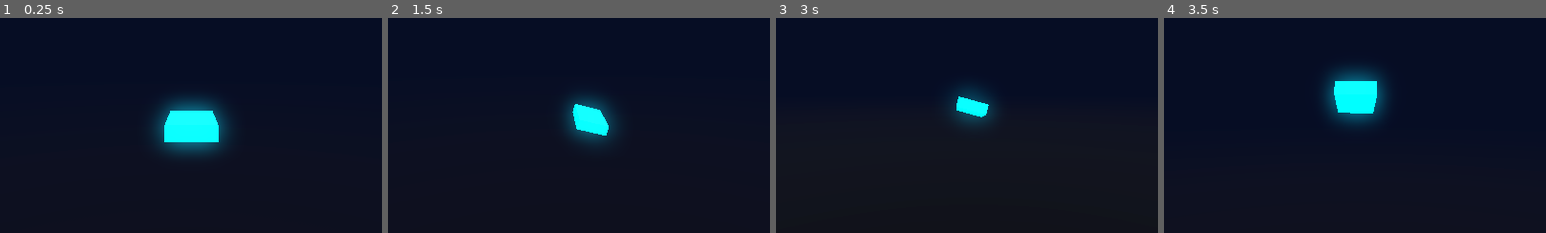
Above: before the commit, frames 1-4 (left to right).
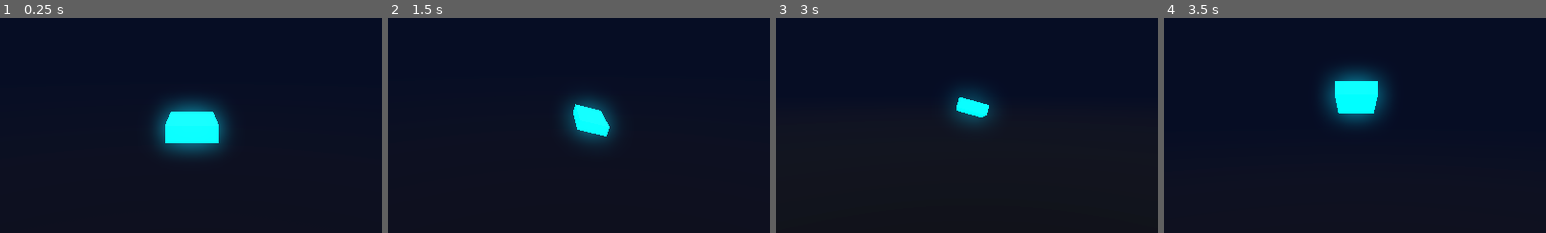
Above: after the commit, the same moments.

Repository: midas44/divepunk
Game: Godot game, scene res://scenes/main/Main.tscn
Two runs of this game, one before a commit and one after it. Both use one fixed random seed, a clock stepped at 60 frames per second and the inputs below.
Inputs:
- Up to frame 1 (0.25 s): no input
- Up to frame 2 (1.5 s): hold D (steer_right) 0.53-1.28 s; hold Shift (boost) 0.53-1.28 s; tap Space at 0.77 s; tap Enter at 1.25 s; hold S (steer_down) from 1.28 s (still down); tap Shift (boost) at 1.35 s
- Up to frame 3 (3 s): tap Space at 1.52 s; release S (steer_down) at 2.03 s; hold D (steer_right) 2.03-2.78 s; hold Shift (boost) 2.03-2.78 s; hold W (steer_up) from 2.78 s (still down); tap Shift (boost) at 2.85 s
- Up to frame 4 (3.5 s): keep holding W (steer_up); tap Space at 3.02 s
The pictures show only the part of the screen within x 25-75%, y 30-80%; the shares and areas given below are measured in that part.
In our replay, the window is 799x449 before the commit and 800x450 after it. These sizes can differ from the game's own. Grey fills any space a smaller window leaves; there, only what the larger window draws over its background counts as a difference.

The runs differ from the first frame. In frame 1, 0.1% of the frame differs, in the area x 43-58%, y 43-59%; in frame 2, less than 0.1%; in frame 3, less than 0.1%; in frame 4, less than 0.1%.

Commit message:
Add config system: config/settings.cfg + Config autoload
INI-style (Godot ConfigFile, zero deps) loaded at boot by autoload/config.gd
and registered as the "Config" singleton. Applies window size, mode, vsync,
and FPS cap; exposes get_value() for config-driven knobs (e.g. world seed).
Gameplay "feel" stays on the nodes as @export per the spec.

Boots clean headless.

Co-Authored-By: Claude Opus 4.8 (1M context) <noreply@anthropic.com>

Diff:
--- /dev/null
+++ b/autoload/config.gd
@@ -0,0 +1,57 @@
+extends Node
+## Config — loads res://config/settings.cfg at boot and applies display settings.
+##
+## INI-style file parsed by Godot's native ConfigFile (zero dependencies). Registered
+## as the "Config" autoload, so any script can read a value via Config.get_value(...).
+## See config/settings.cfg for the available keys and what they do.
+
+const CONFIG_PATH := "res://config/settings.cfg"
+
+var _cfg := ConfigFile.new()
+var _loaded: bool = false
+
+
+func _ready() -> void:
+	var err := _cfg.load(CONFIG_PATH)
+	_loaded = err == OK
+	if not _loaded:
+		push_warning("Config: could not load %s (error %d) — using built-in defaults." % [CONFIG_PATH, err])
+	_apply_display()
+
+
+## Read a value with a fallback. Used across the project for config-driven knobs.
+func get_value(section: String, key: String, default: Variant) -> Variant:
+	return _cfg.get_value(section, key, default)
+
+
+func _apply_display() -> void:
+	# The frame cap applies in every context, including headless.
+	Engine.max_fps = int(get_value("display", "max_fps", 0))
+
+	# Everything below needs a real windowing display server — skip under --headless.
+	if DisplayServer.get_name() == "headless":
+		return
+
+	var win := get_window()
+	if win == null:
+		return
+
+	var w := int(get_value("display", "width", 0))
+	var h := int(get_value("display", "height", 0))
+	if w > 0 and h > 0:
+		win.size = Vector2i(w, h)
+
+	match str(get_value("display", "window_mode", "windowed")).to_lower():
+		"fullscreen":
+			win.mode = Window.MODE_FULLSCREEN
+		"exclusive_fullscreen":
+			win.mode = Window.MODE_EXCLUSIVE_FULLSCREEN
+		"maximized":
+			win.mode = Window.MODE_MAXIMIZED
+		_:
+			win.mode = Window.MODE_WINDOWED
+
+	var vsync_on := bool(get_value("display", "vsync", true))
+	DisplayServer.window_set_vsync_mode(
+		DisplayServer.VSYNC_ENABLED if vsync_on else DisplayServer.VSYNC_DISABLED
+	)
--- /dev/null
+++ b/config/settings.cfg
@@ -0,0 +1,33 @@
+; DIVEPUNK runtime settings — INI-style (Godot ConfigFile format).
+; Loaded at startup by autoload/config.gd. Edit, save, re-run — no code changes.
+;
+; NOTE: gameplay "feel" (ship speed/steering, camera FOV/shake) lives on the Ship
+; and CameraRig nodes as @export values — tune those live in the Inspector. This
+; file is for window / display / world-level knobs that aren't node-specific.
+
+[display]
+
+; Window size in pixels (applied at boot).
+width=1280
+height=720
+
+; window_mode: "windowed" | "maximized" | "fullscreen" | "exclusive_fullscreen"
+window_mode="windowed"
+
+; Vertical sync on/off.
+vsync=true
+
+; Frame cap. 0 = uncapped (vsync still limits it when enabled).
+max_fps=0
+
+[game]
+
+; World seed for the procedural city.
+;   0          -> a new random city every run (the seed is printed to the console)
+;   any number -> a fixed, reproducible city (great for comparing runs / bug repro)
+seed=0
+
+[debug]
+
+; Print chunk spawn/recycle events to the console (handy while tuning streaming).
+log_streaming=false
--- a/project.godot
+++ b/project.godot
@@ -14,6 +14,15 @@
 run/main_scene="res://scenes/main/Main.tscn"
 config/features=PackedStringArray("4.6", "Forward Plus")
 
+[autoload]
+
+Config="*res://autoload/config.gd"
+
+[display]
+
+window/size/viewport_width=1280
+window/size/viewport_height=720
+
 [rendering]
 
 renderer/rendering_method="forward_plus"
Not shown, added: autoload/config.gd.uid
